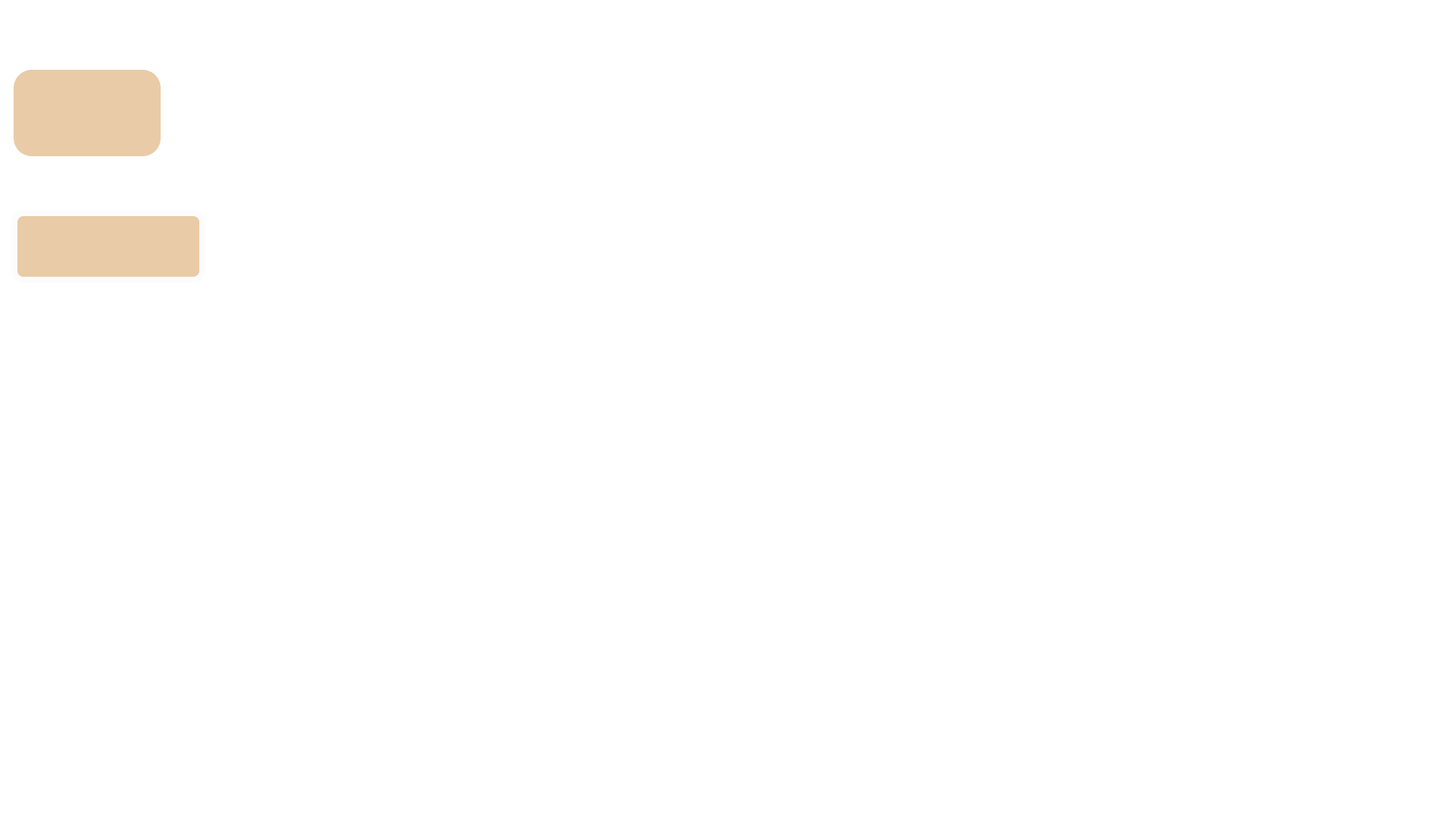
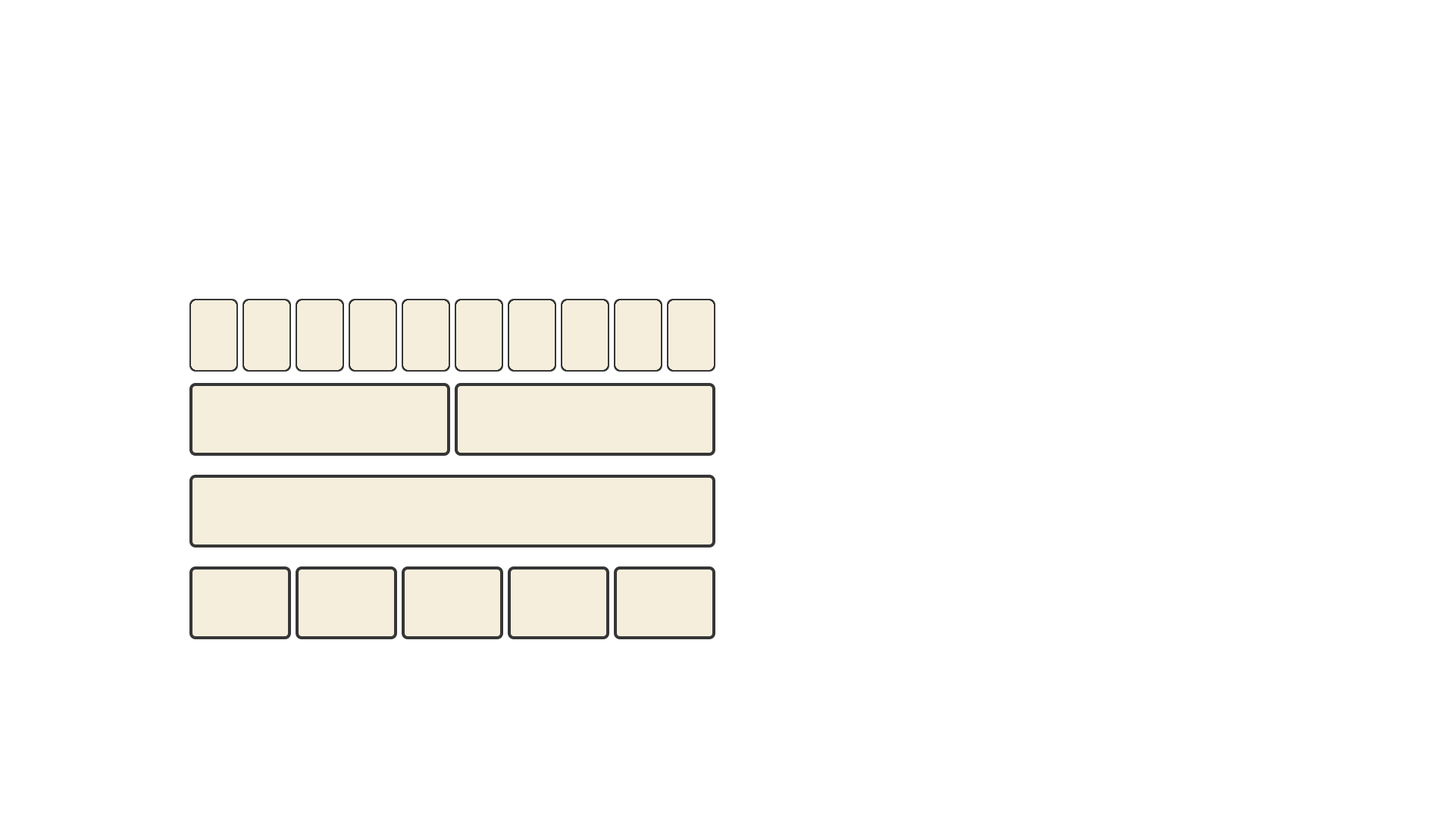
The second 1455 x 819 image is a revision of the first. Changes to its layers:
showed group "UpgradeFrame" (37 layers) over box(189, 298, 716, 639)
added group "1" with 4 layers in group "UpgradeFrame" over box(189, 474, 716, 548)
added group "Group 1" (1st of 2, in "UpgradeFrame" › "1") with 1 layers in group "1" over box(189, 474, 716, 548)
added layer "Rounded Rectangle 2 copy 6" (1st of 4, in "UpgradeFrame" › "1" › "Group 1") in group "Group 1" over box(189, 474, 716, 548)
added group "Group 1 copy" (1st of 2, in "UpgradeFrame" › "1") with 1 layers in group "1" over box(189, 474, 716, 548)
added layer "Rounded Rectangle 2 copy 6" (2nd of 4, in "UpgradeFrame" › "1" › "Group 1 copy") in group "Group 1 copy" over box(189, 474, 716, 548)
added group "2" with 6 layers in group "UpgradeFrame" over box(189, 382, 716, 456)
added group "Group 1" (2nd of 2, in "UpgradeFrame" › "2") with 2 layers in group "2" over box(189, 382, 716, 456)
added layer "Rounded Rectangle 2 copy 7" (1st of 2, in "UpgradeFrame" › "2" › "Group 1") in group "Group 1" over box(454, 382, 716, 456)
added layer "Rounded Rectangle 2 copy 6" (3rd of 4, in "UpgradeFrame" › "2" › "Group 1") in group "Group 1" over box(189, 382, 451, 456)
added group "Group 1 copy" (2nd of 2, in "UpgradeFrame" › "2") with 2 layers in group "2" over box(189, 382, 716, 456)
added layer "Rounded Rectangle 2 copy 7" (2nd of 2, in "UpgradeFrame" › "2" › "Group 1 copy") in group "Group 1 copy" over box(454, 382, 716, 456)
added group "5" with 12 layers in group "UpgradeFrame" over box(189, 566, 716, 639)
added group "frame" with 5 layers in group "5" over box(189, 566, 716, 639)
added group "base" with 5 layers in group "5" over box(189, 566, 716, 639)
added group "10" with 11 layers in group "UpgradeFrame" over box(189, 298, 716, 372)
showed "Layer 3", moved it into group "10" over box(191, 300, 715, 370)
hid group "Button" (4 layers) over box(11, 69, 206, 283)
…and 21 more changes (11 added, 5 painted, 10 stack)
